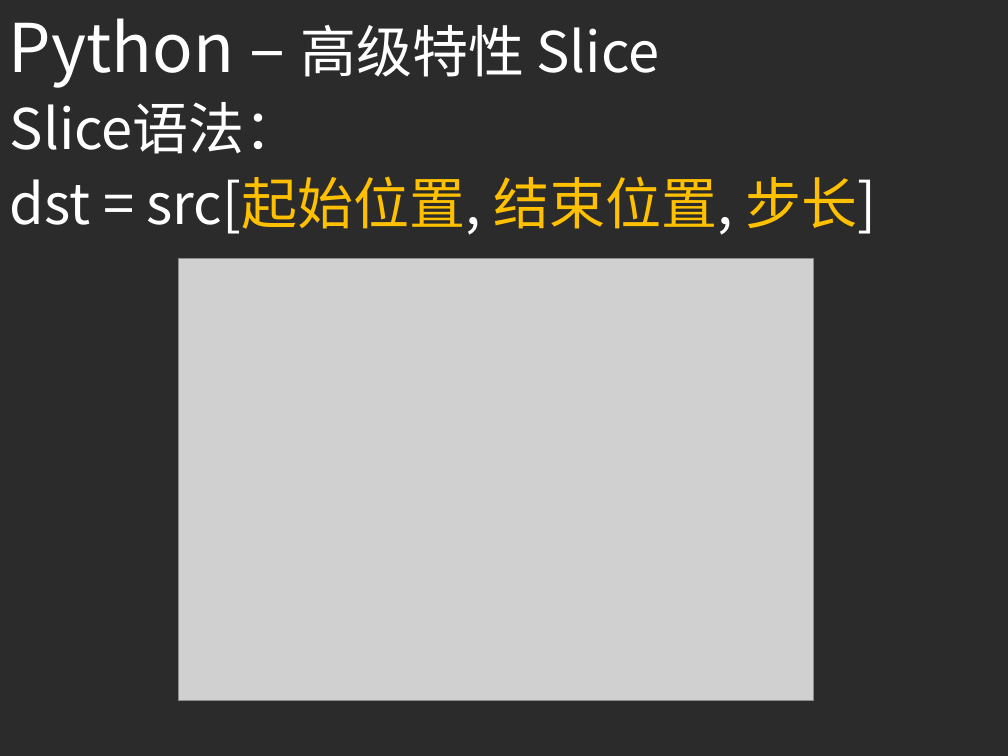
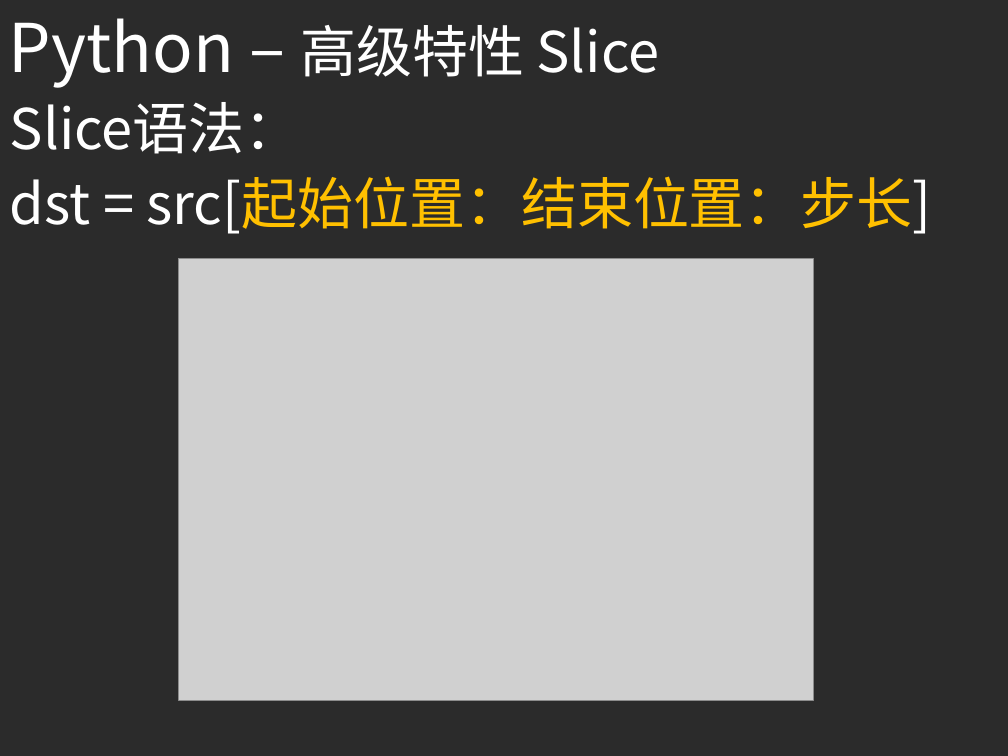
Before and after one commit to ouriris/ml-course, a slide deck: slide 38 of chapter.1/ppt/ML_CH1_Python_Basic.pptx. Drawn at 1008x756 pixels with LibreOffice and Linux fonts; fonts in the diff are those of the drawing; grey boxes stand for pictures; background and template pictures are left out; a plain dark background stands for a picture behind light text. Boxes give left, top, right and bottom in pixels: in the first picture for what was removed or moved away, otherwise in the second. Text is boxed around its words. In the diff, an @@ line names an element or a change of style, - is before the commit and + after.

```diff
--- a/chapter.1/ppt/ML_CH1_Python_Basic.pptx
+++ b/chapter.1/ppt/ML_CH1_Python_Basic.pptx
@@ text at (10, 176, 932, 234): text changed; text colour #FFFFFF to #FFC000 @@
-dst = src[起始位置, 结束位置, 步长]
+dst = src[起始位置：结束位置：步长]
```
Also in this commit, not shown: 5 slides added.
